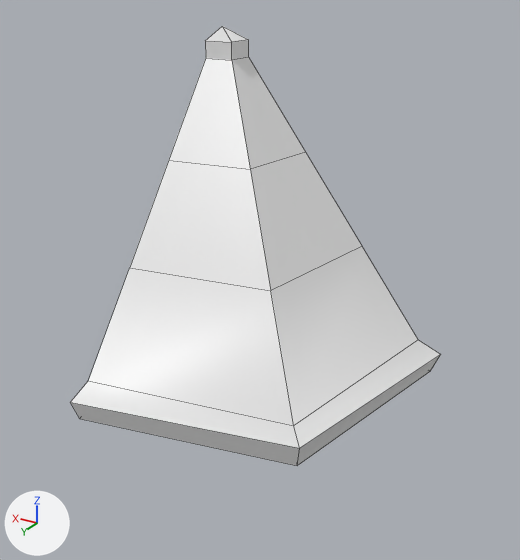
An edit to the FBX model Assets/Models/modular building/Roofs/model-roof-corner 1.fbx, drawn before and after from the same camera.
The view is the same before and after, from a 50 mm camera at (-20.42, -15.39, 5.72) aimed at (-17.5, -20.26, 3.29). The axes (+X, +Y, +Z) are drawn at lower left. The lights are the same throughout. The picture after the commit comes second. Mesh edges are drawn as thin lines. Where no turn or scale is listed for an object, it has been applied to the vertices.

The older version as bpy lines, for what is in view:
```python
me_cube_027 = bpy.data.meshes.new('Cube.027')
me_cube_027.from_pydata(...)  # 29 vertices, 20 faces; spans x -1.64..1.0, y -1.0..1.64, z 0.0..3.39
# faces by material slot: [14, 6]
me_cube_027.materials.append(mat_m_base_1)  # white #e7e7e7
me_cube_027.materials.append(mat_m_rooftile)  # white #e7e7e7
# before: 0 (1.0, 1.55, 0.03) at pixel (79, 418), 5 (-1.55, -1.0, 0.03) at pixel (430, 371), 6 (-1.64, -1.0, 0.26) at pixel (440, 354), 12 (1.0, 1.64, 0.26) at pixel (70, 402), 15 (-1.1, 1.12, 0.03) at pixel (297, 465)
# before: 16 (-1.14, 1.17, 0.26) at pixel (299, 448)
ob_roof_crnr = bpy.data.objects.new('roof-crnr', me_cube_027)
ob_roof_crnr.location = (-17.0, -21.0, 1.8)
```
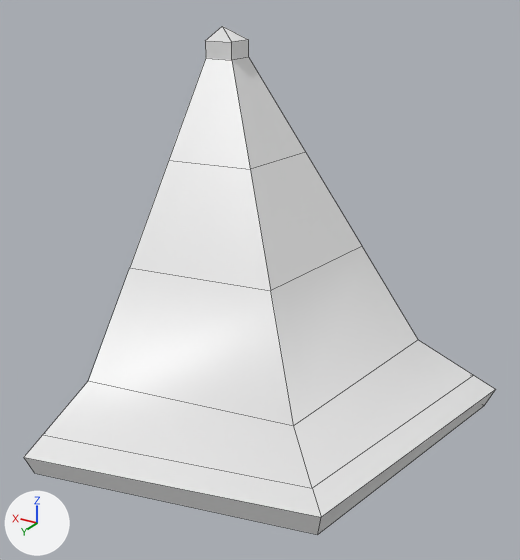
Where the newer file only moved an object's origin or applied its transform, the numbers keep the older frame.

Diff of the bpy script that builds the scene:
```diff
--- a/Assets/Models/modular building/Roofs/model-roof-corner 1.fbx.py
+++ b/Assets/Models/modular building/Roofs/model-roof-corner 1.fbx.py
@@ me_cube_027 @@
 # used by ob_roof_crnr; location = (-17.0, -21.0, 1.8)
 # verts and faces of me_cube_027; kept vertices keep their numbers, new ones are numbered from 29
-me_cube_027.from_pydata(...)  # 29 vertices, 20 faces; spans x -1.64..1.0, y -1.0..1.64, z 0.0..3.39
+me_cube_027.from_pydata(...)  # 35 vertices, 26 faces; spans x -2.24..1.0, y -1.0..2.24, z -0.2..3.39
+# me_cube_027 part 1
+delete_faces([(0, 15, 16, 12), (5, 6, 16, 15)])
+verts[6] = (-2.0, -1.0, 0.12)  # moved, pixel (473, 375)
+verts[12] = (1.0, 2.0, 0.12)  # moved, pixel (42, 434)
+verts[16] = (-1.39, 1.42, 0.13)  # moved, pixel (312, 488)
+verts[29] = (-2.15, -1.0, -0.2)  # pixel (484, 405)
+verts[30] = (-2.24, -1.0, 0.03)  # pixel (495, 389)
+verts[31] = (1.0, 2.15, -0.2)  # pixel (34, 473)
+verts[32] = (1.0, 2.24, 0.03)  # pixel (23, 457)
+verts[33] = (-1.52, 1.55, -0.19)  # pixel (317, 534)
+verts[34] = (-1.56, 1.59, 0.04)  # pixel (321, 517)
+faces += [(5, 29, 33, 15), (5, 6, 30, 29), (31, 33, 34, 32), (29, 30, 34, 33), (0, 15, 33, 31), (6, 16, 34, 30)]  # mat_m_base_1 (white #e7e7e7)
+faces += [(0, 31, 32, 12), (12, 32, 34, 16)]  # mat_m_base_1 (white #e7e7e7)
 me_cube_027.materials.append(mat_m_base_1)
```

What differs and where, as boxes [x1, y1, x2, y2] in the pictures (520 x 560 px):
'roof-crnr', reshaped (27% wider, 16% taller): before [70, 26, 441, 466]; after [24, 26, 496, 535]
part 1 of me_cube_027, built on: before [70, 340, 441, 466]; after [24, 340, 496, 535]
